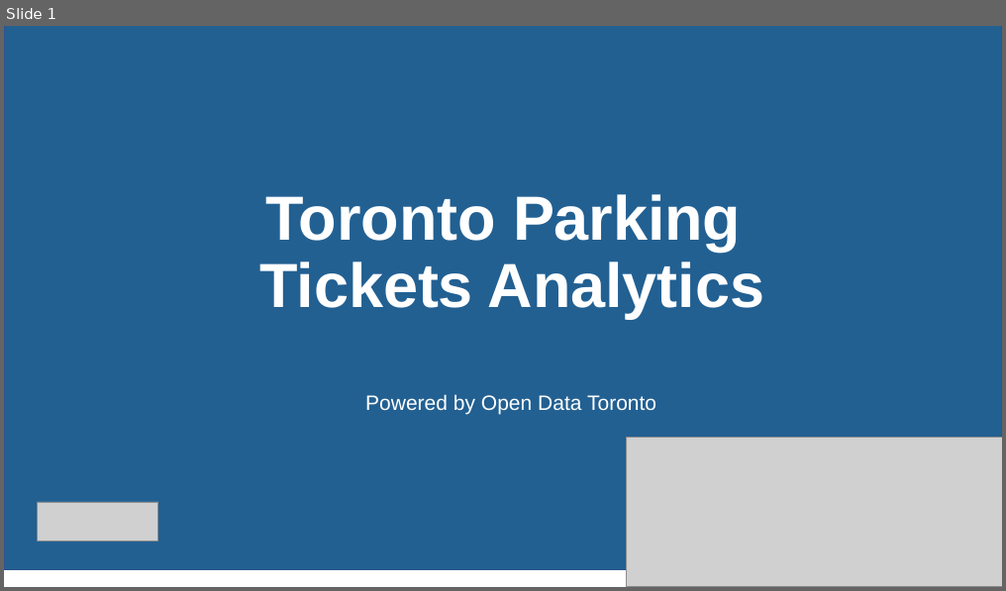
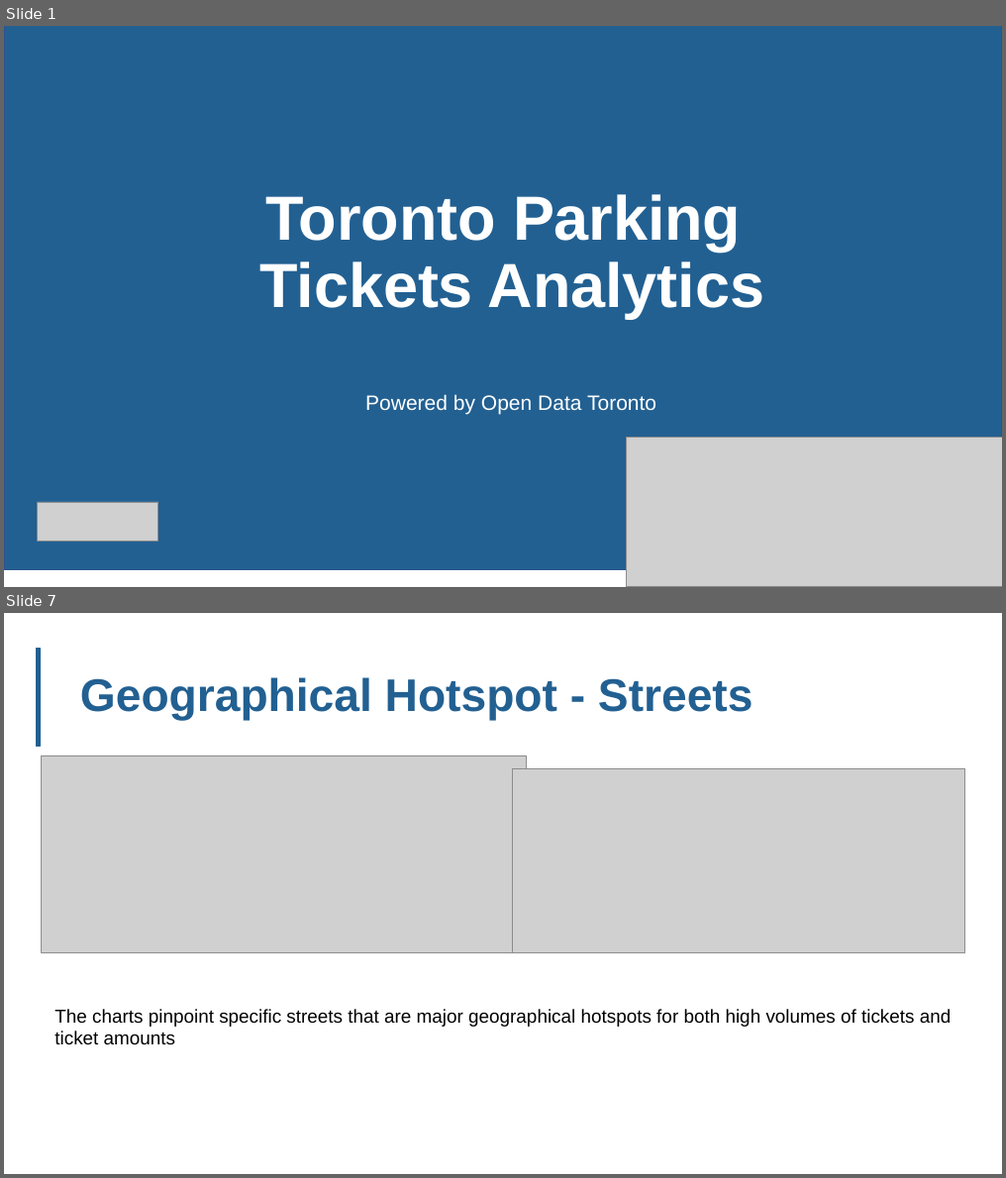
Before and after one commit to edimaudo/interview-questions, a slide deck: cibcmellon/cibcmellon_parking_analytics.pptx. Shown one above the other, each under a label of ours: slide 1 before the commit, slides 1 and 7 after it; the slides between them are not shown. The pictures are 1006x591 and 1006x1178 pixels, drawn with LibreOffice and Linux fonts; fonts in the diff are those of the drawing; grey boxes stand for pictures; background and template pictures are left out. Boxes give left, top, right and bottom in pixels: in the first picture for what was removed or moved away, otherwise in the second. Text is boxed around its words. In the diff, an @@ line names an element or a change of style, - is before the commit and + after.

```diff
--- a/cibcmellon/cibcmellon_parking_analytics.pptx
+++ b/cibcmellon/cibcmellon_parking_analytics.pptx
@@ slide 7 added at (4, 613, 1002, 1174), background #FFFFFF @@
@@ freeform shape added at (37, 649, 40, 746), fill #226092 @@
@@ freeform shape added at (37, 649, 40, 746), outline #226092 1 pt @@
@@ title added at (80, 677, 753, 721), 44 pt, text #226092, bold @@
+Geographical Hotspot - Streets
@@ picture added at (42, 756, 527, 953) @@
@@ picture added at (512, 768, 964, 953) @@
@@ text added at (54, 1009, 951, 1046), 18 pt, text #000000 @@
+The charts pinpoint specific streets that are major geographical hotspots for both high volumes of tickets and ticket amounts
```
Also in this commit, not shown: 5 slides changed, 3 other slides added, 4 slides removed.
